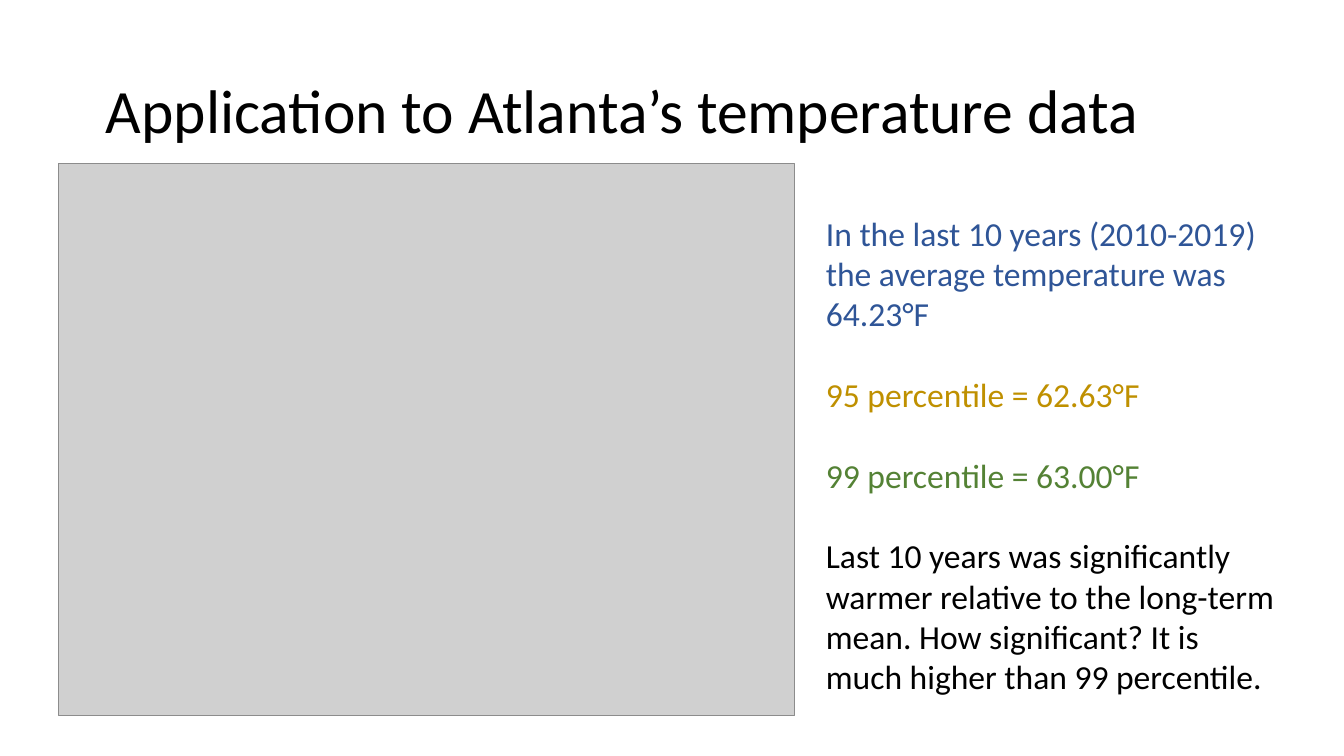
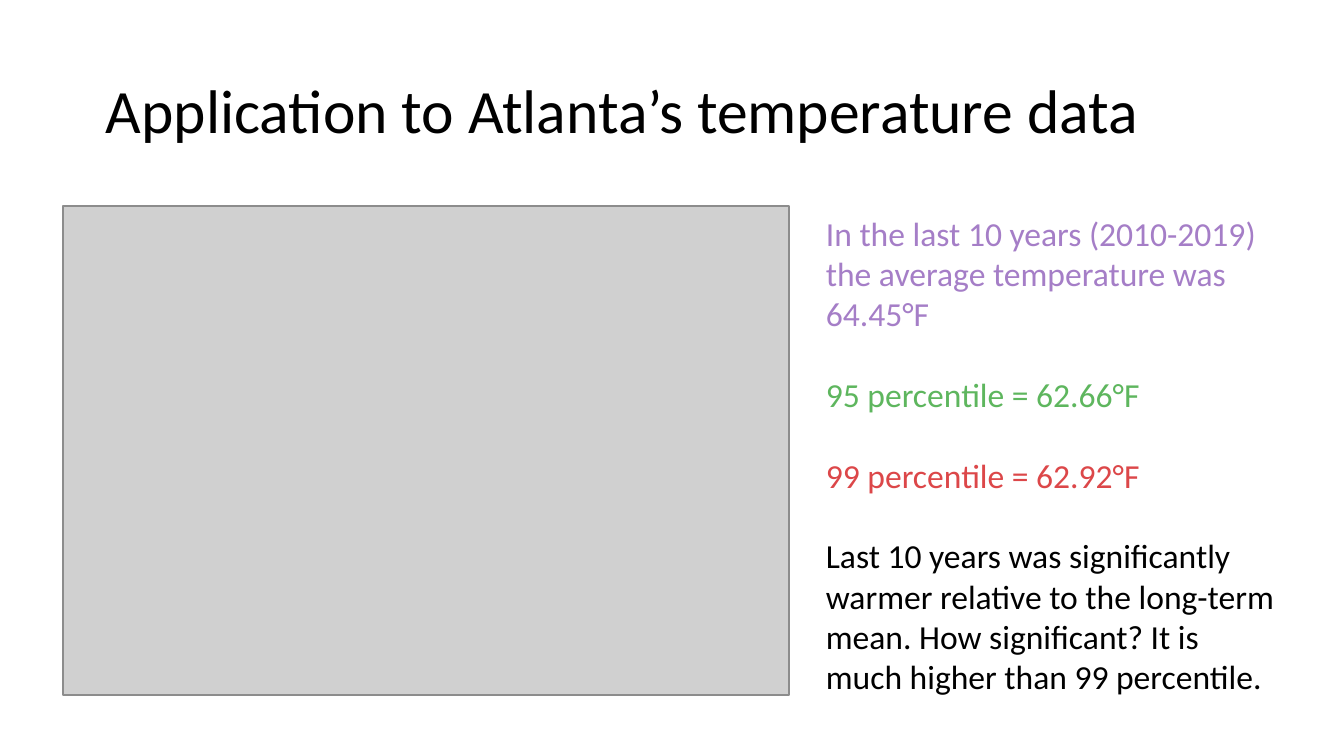
Before and after one commit to pengfeiliu371/EAS2655_S2023, a slide deck: slide 37 of slides/Week2.pptx. Drawn at 1344x756 pixels with LibreOffice and Linux fonts; fonts in the diff are those of the drawing; grey boxes stand for pictures. Boxes give left, top, right and bottom in pixels: in the first picture for what was removed or moved away, otherwise in the second. Text is boxed around its words. In the diff, an @@ line names an element or a change of style, - is before the commit and + after.

```diff
--- a/slides/Week2.pptx
+++ b/slides/Week2.pptx
@@ picture: place and size @@
-picture at (59, 164, 796, 716)
+picture at (63, 206, 789, 695)
@@ text at (826, 221, 1256, 494): text changed; text colour #2F5597 to #A57EC7 @@
-In the last 10 years (2010-2019) the average temperature was 64.23°F
-95 percentile = 62.63°F
-99 percentile = 63.00°F
+In the last 10 years (2010-2019) the average temperature was 64.45°F
+95 percentile = 62.66°F
+99 percentile = 62.92°F
```
Also in this commit, not shown: 3 other slides changed, 1 other file.
